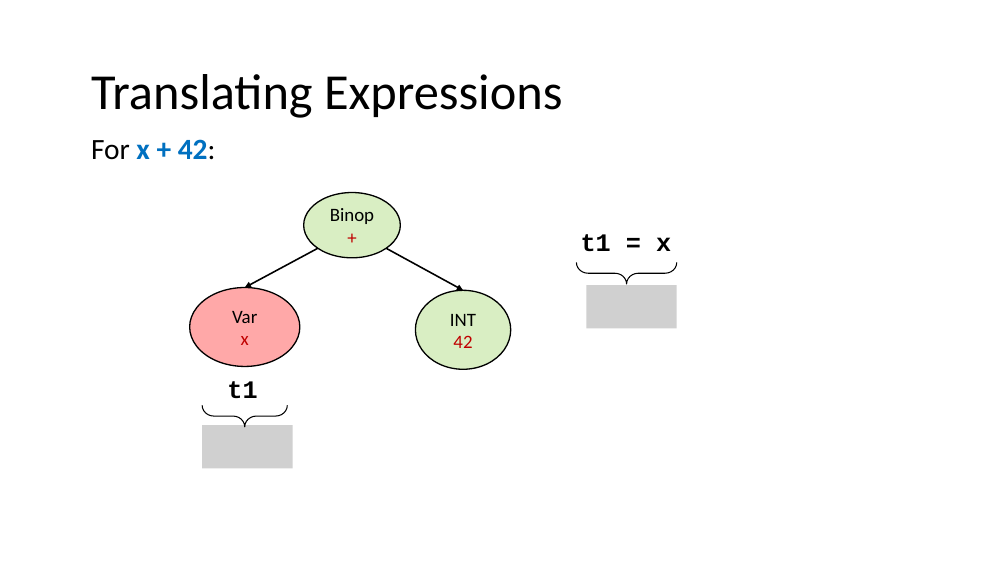
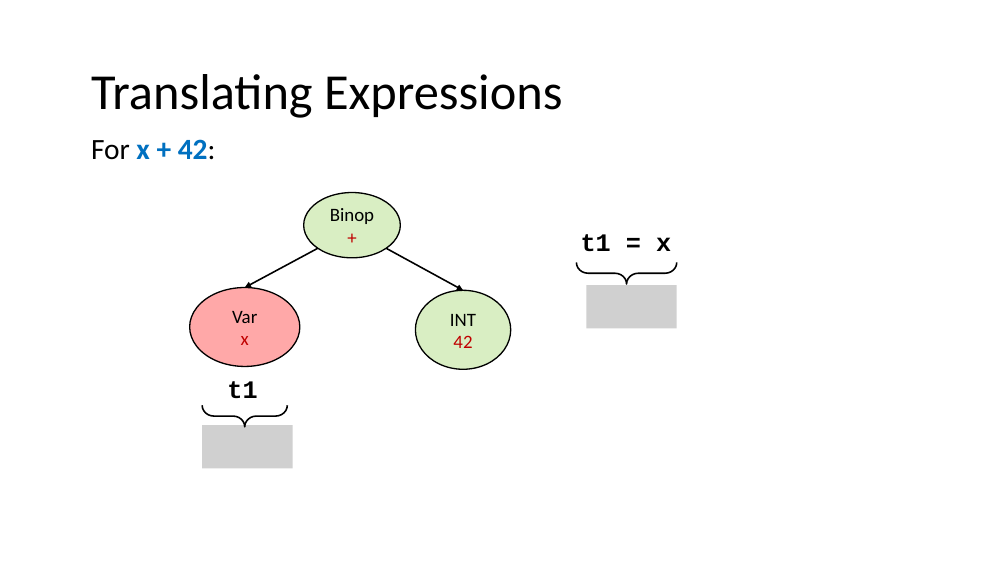
Before and after one commit to nivshani/compilation, a slide deck: slide 15 of slides/IR.pptx. Drawn at 1008x567 pixels with LibreOffice and Linux fonts; fonts in the diff are those of the drawing; grey boxes stand for pictures. Boxes give left, top, right and bottom in pixels: in the first picture for what was removed or moved away, otherwise in the second. Text is boxed around its words. In the diff, an @@ line names an element or a change of style, - is before the commit and + after.

```diff
--- a/slides/IR.pptx
+++ b/slides/IR.pptx
@@ left brace at (577,263,677,284): outline #000000 1 pt to #000000 1.5 pt @@
@@ left brace at (202,406,288,427): outline #000000 1 pt to #000000 1.5 pt @@
```
Also in this commit, not shown: 2 other slides changed, 1 other file.
